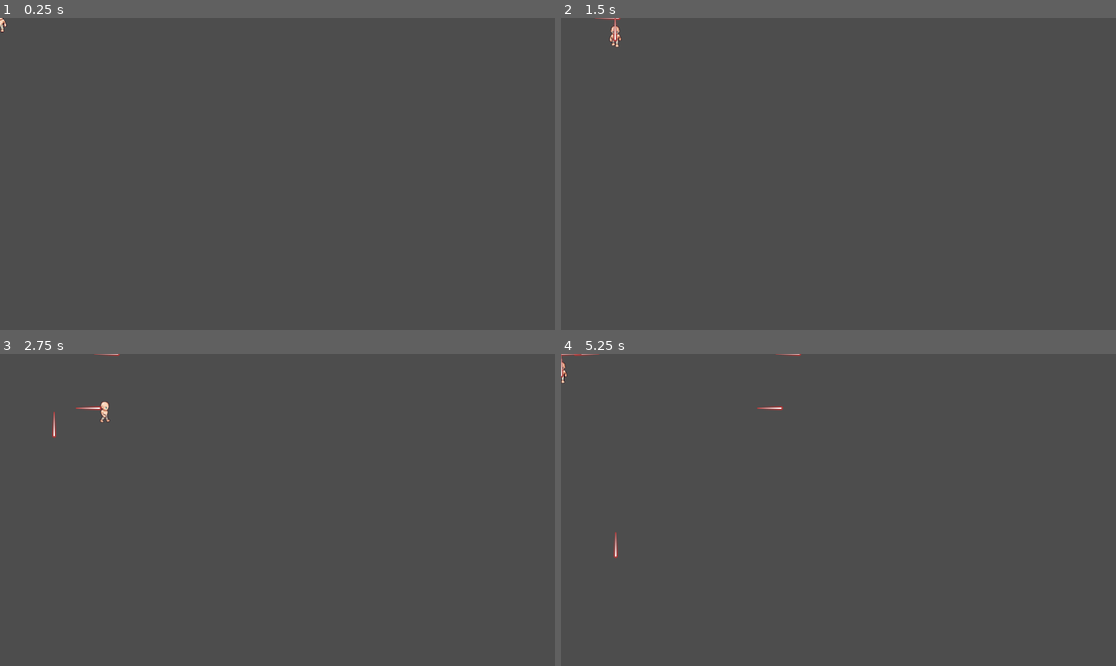
Above: before the commit, frames 1-4 (two rows, left to right).
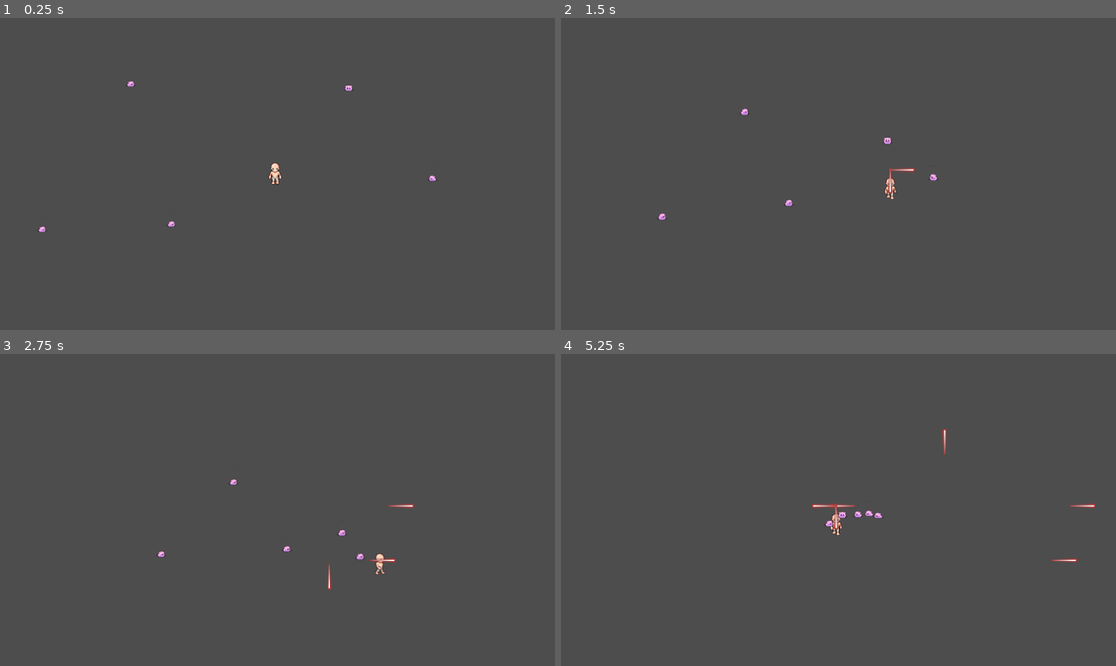
Above: after the commit, the same moments.

Repository: mattXmatt/GameJam3
Game: Godot game, scene res://scene/main_character_scene.tscn
The game is run twice, just before and just after one commit, with the same random seed, the same clock (stepped at 60 frames per second) and the same inputs.
Inputs:
- Up to frame 1 (0.25 s): no input
- Up to frame 2 (1.5 s): hold D (right) 0.53-1.28 s; tap Q (shoot) at 0.6, 1.35 s; hold S (backward) from 1.28 s (still down)
- Up to frame 3 (2.75 s): release S (backward) at 2.03 s; hold D (right) from 2.03 s (still down); tap Q (shoot) at 2.1 s
- Up to frame 4 (5.25 s): release D (right) at 2.78 s; hold W (forward) 2.78-3.53 s; tap Q (shoot) every 0.75 s from 2.85 to 5.1 s; hold A (left) 3.53-5.03 s; hold S (backward) from 5.03 s (still down)

The runs differ from the first frame. In frame 1, 0.2% of the frame differs, in the area x 0-79%, y 0-69%; in frame 2, 0.4%; in frame 3, 0.5%; in frame 4, 0.7%, in the area x 0-97%, y 0-67%.

Commit message:
[add]: ennemy scene, ennemy moves, ennemy annim'

Diff:
--- a/project.godot
+++ b/project.godot
@@ -14,6 +14,10 @@
 run/main_scene="res://scene/main_character_scene.tscn"
 config/features=PackedStringArray("4.2", "Forward Plus")
 config/icon="res://icon.svg"
+
+[dotnet]
+
+project/assembly_name="Game Jam Flamme"
 
 [input]
 
--- /dev/null
+++ b/scene/ennemy.tscn
@@ -0,0 +1,152 @@
+[gd_scene load_steps=20 format=3 uid="uid://d2tpu8sft2mxg"]
+
+[ext_resource type="Texture2D" uid="uid://3r1r67ndiq00" path="res://momo_idle_shadow.png" id="1_ny60g"]
+
+[sub_resource type="AtlasTexture" id="AtlasTexture_ngja7"]
+atlas = ExtResource("1_ny60g")
+region = Rect2(0, 0, 32, 32)
+
+[sub_resource type="AtlasTexture" id="AtlasTexture_3o5ut"]
+atlas = ExtResource("1_ny60g")
+region = Rect2(32, 0, 32, 32)
+
+[sub_resource type="AtlasTexture" id="AtlasTexture_qrxkt"]
+atlas = ExtResource("1_ny60g")
+region = Rect2(64, 0, 32, 32)
+
+[sub_resource type="AtlasTexture" id="AtlasTexture_662le"]
+atlas = ExtResource("1_ny60g")
+region = Rect2(96, 0, 32, 32)
+
+[sub_resource type="AtlasTexture" id="AtlasTexture_x8ysa"]
+atlas = ExtResource("1_ny60g")
+region = Rect2(0, 32, 32, 32)
+
+[sub_resource type="AtlasTexture" id="AtlasTexture_45iwp"]
+atlas = ExtResource("1_ny60g")
+region = Rect2(32, 32, 32, 32)
+
+[sub_resource type="AtlasTexture" id="AtlasTexture_hec8b"]
+atlas = ExtResource("1_ny60g")
+region = Rect2(64, 32, 32, 32)
+
+[sub_resource type="AtlasTexture" id="AtlasTexture_6iv63"]
+atlas = ExtResource("1_ny60g")
+region = Rect2(96, 32, 32, 32)
+
+[sub_resource type="AtlasTexture" id="AtlasTexture_1qqb6"]
+atlas = ExtResource("1_ny60g")
+region = Rect2(0, 32, 32, 32)
+
+[sub_resource type="AtlasTexture" id="AtlasTexture_770to"]
+atlas = ExtResource("1_ny60g")
+region = Rect2(32, 32, 32, 32)
+
+[sub_resource type="AtlasTexture" id="AtlasTexture_igxn1"]
+atlas = ExtResource("1_ny60g")
+region = Rect2(64, 32, 32, 32)
+
+[sub_resource type="AtlasTexture" id="AtlasTexture_4o1x4"]
+atlas = ExtResource("1_ny60g")
+region = Rect2(96, 32, 32, 32)
+
+[sub_resource type="AtlasTexture" id="AtlasTexture_1m0al"]
+atlas = ExtResource("1_ny60g")
+region = Rect2(0, 64, 32, 32)
+
+[sub_resource type="AtlasTexture" id="AtlasTexture_j1j0e"]
+atlas = ExtResource("1_ny60g")
+region = Rect2(32, 64, 32, 32)
+
+[sub_resource type="AtlasTexture" id="AtlasTexture_payry"]
+atlas = ExtResource("1_ny60g")
+region = Rect2(64, 64, 32, 32)
+
+[sub_resource type="AtlasTexture" id="AtlasTexture_f5tvo"]
+atlas = ExtResource("1_ny60g")
+region = Rect2(96, 64, 32, 32)
+
+[sub_resource type="SpriteFrames" id="SpriteFrames_6auc5"]
+animations = [{
+"frames": [{
+"duration": 1.0,
+"texture": SubResource("AtlasTexture_ngja7")
+}, {
+"duration": 1.0,
+"texture": SubResource("AtlasTexture_3o5ut")
+}, {
+"duration": 1.0,
+"texture": SubResource("AtlasTexture_qrxkt")
+}, {
+"duration": 1.0,
+"texture": SubResource("AtlasTexture_662le")
+}],
+"loop": true,
+"name": &"down",
+"speed": 5.0
+}, {
+"frames": [{
+"duration": 1.0,
+"texture": SubResource("AtlasTexture_x8ysa")
+}, {
+"duration": 1.0,
+"texture": SubResource("AtlasTexture_45iwp")
+}, {
+"duration": 1.0,
+"texture": SubResource("AtlasTexture_hec8b")
+}, {
+"duration": 1.0,
+"texture": SubResource("AtlasTexture_6iv63")
+}],
+"loop": true,
+"name": &"new_animation",
+"speed": 5.0
+}, {
+"frames": [{
+"duration": 1.0,
+"texture": SubResource("AtlasTexture_1qqb6")
+}, {
+"duration": 1.0,
+"texture": SubResource("AtlasTexture_770to")
+}, {
+"duration": 1.0,
+"texture": SubResource("AtlasTexture_igxn1")
+}, {
+"duration": 1.0,
+"texture": SubResource("AtlasTexture_4o1x4")
+}],
+"loop": true,
+"name": &"straight",
+"speed": 5.0
+}, {
+"frames": [{
+"duration": 1.0,
+"texture": SubResource("AtlasTexture_1m0al")
+}, {
+"duration": 1.0,
+"texture": SubResource("AtlasTexture_j1j0e")
+}, {
+"duration": 1.0,
+"texture": SubResource("AtlasTexture_payry")
+}, {
+"duration": 1.0,
+"texture": SubResource("AtlasTexture_f5tvo")
+}],
+"loop": true,
+"name": &"up",
+"speed": 5.0
+}]
+
+[sub_resource type="CircleShape2D" id="CircleShape2D_vyfe0"]
+radius = 9.05539
+
+[node name="ennemy" type="CharacterBody2D"]
+
+[node name="ennemy_animation" type="AnimatedSprite2D" parent="."]
+sprite_frames = SubResource("SpriteFrames_6auc5")
+animation = &"new_animation"
+
+[node name="CollisionShape2D" type="CollisionShape2D" parent="."]
+position = Vector2(0, 8)
+shape = SubResource("CircleShape2D_vyfe0")
+one_way_collision_margin = 0.0
--- a/scene/main_character_scene.tscn
+++ b/scene/main_character_scene.tscn
@@ -1,9 +1,32 @@
-[gd_scene load_steps=3 format=3 uid="uid://be20osbaoi71v"]
+[gd_scene load_steps=5 format=3 uid="uid://be20osbaoi71v"]
 
 [ext_resource type="Script" path="res://script/main_character_scene.gd" id="1_1whpk"]
 [ext_resource type="PackedScene" uid="uid://bnrad0yx42vx4" path="res://scene/player.tscn" id="2_n6wp8"]
+[ext_resource type="PackedScene" uid="uid://d2tpu8sft2mxg" path="res://scene/ennemy.tscn" id="3_ei23w"]
+[ext_resource type="Script" path="res://script/ennemy.gd" id="4_oou7e"]
 
 [node name="main_character_scene" type="Node2D"]
 script = ExtResource("1_1whpk")
 
 [node name="player" parent="." instance=ExtResource("2_n6wp8")]
+position = Vector2(571, 316)
+
+[node name="ennemy" parent="." instance=ExtResource("3_ei23w")]
+position = Vector2(250, 114)
+script = ExtResource("4_oou7e")
+
+[node name="ennemy2" parent="." instance=ExtResource("3_ei23w")]
+position = Vector2(740, 117)
+script = ExtResource("4_oou7e")
+
+[node name="ennemy3" parent="." instance=ExtResource("3_ei23w")]
+position = Vector2(923, 324)
+script = ExtResource("4_oou7e")
+
+[node name="ennemy4" parent="." instance=ExtResource("3_ei23w")]
+position = Vector2(333, 429)
+script = ExtResource("4_oou7e")
+
+[node name="ennemy5" parent="." instance=ExtResource("3_ei23w")]
+position = Vector2(63, 435)
+script = ExtResource("4_oou7e")
--- /dev/null
+++ b/script/ennemy.gd
@@ -0,0 +1,32 @@
+extends CharacterBody2D
+
+const SPEED = 100
+
+func _physics_process(delta):
+	var player = get_parent().get_node("player")
+	var player_position = player.global_position
+	var enemy_position = global_position
+	var direction = player_position - enemy_position
+	direction = direction.normalized()
+
+	var motion = direction * SPEED * delta
+	#motion.x += (randi() % 2);
+	#motion.y += (randi() % 2);
+	var relative_motion_x = motion.x
+	var relative_motion_y = motion.y
+	if (relative_motion_x < 0):
+		relative_motion_x *= -1;
+	if (relative_motion_y < 0):
+		relative_motion_y *= -1;
+	if (relative_motion_x > relative_motion_y):
+		if (relative_motion_x == motion.x):
+			$ennemy_animation.flip_h = true;
+		else:
+			$ennemy_animation.flip_h = false;
+		$ennemy_animation.animation = "straight";
+	elif (relative_motion_y != motion.y):
+		$ennemy_animation.animation = "up";
+	else :
+		$ennemy_animation.animation = "down";
+	$ennemy_animation.play();
+	move_and_collide(motion)
--- a/script/main_character_scene.gd
+++ b/script/main_character_scene.gd
@@ -15,13 +15,15 @@
 func shoot():
 	var angle = 0;
 	var instance = projectile.instantiate();
+	instance.SpawnPos = $player.position;
 	if ( $player/player_animation.animation == "move_right" ):
 		angle = 90;
+		instance.SpawnPos.x += 40;
 	if ( $player/player_animation.animation == "move_left" ):
 		angle = -90;
+		instance.SpawnPos.x -= 40;
 	if ( $player/player_animation.animation == "move_backward" ):
 		angle = 180;
 	instance.direction = angle * 3.14/180;
-	instance.SpawnPos = $player.position;
 	instance.SpawnRot = angle * 3.14/180;
 	main.add_child.call_deferred(instance);
Not shown, added: momo_idle_shadow.png.import
Not shown, added: sprite/Fireball.png.import
Not shown, added: sprite/map/map.png.import
Not shown, added: sprite/ui_pierre_verte.png.import
Not shown, added: sprite/ui_pirre_rouge.png.import
